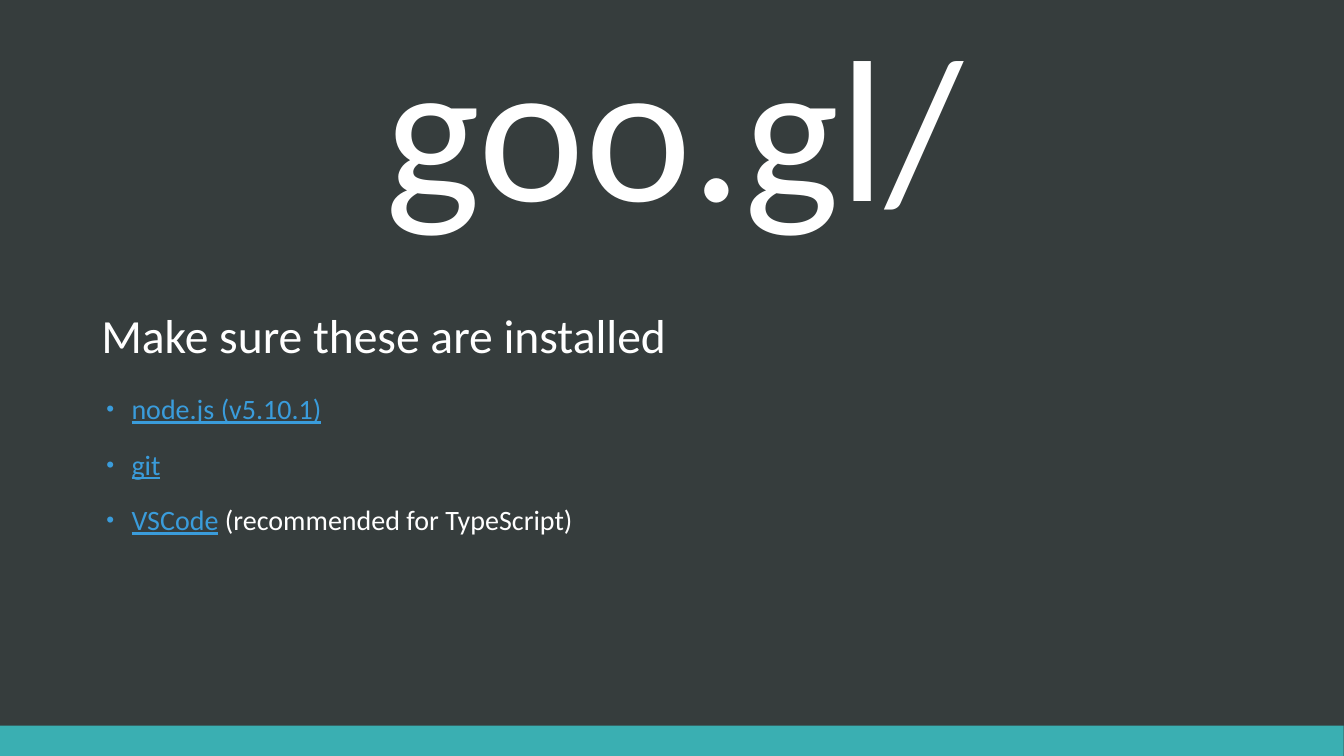
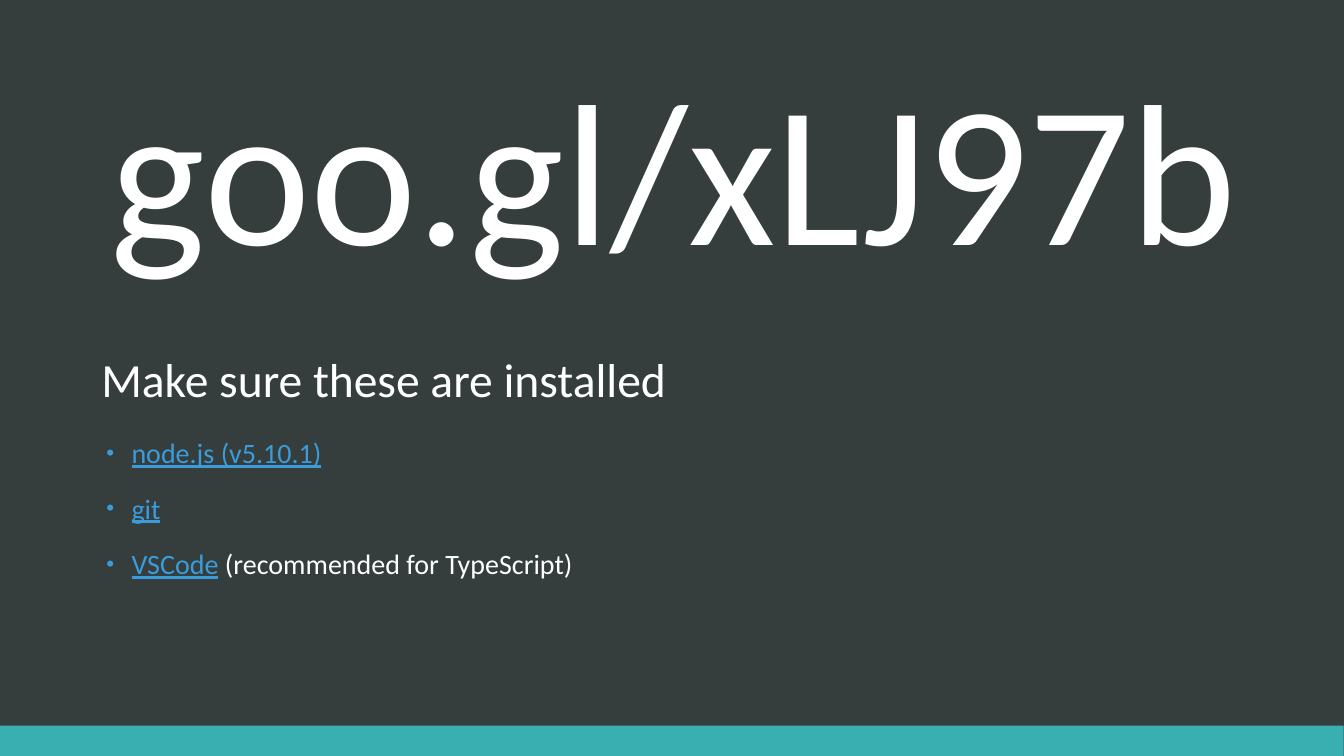
Before and after one commit to chcaru/workshop, a slide deck: slide 2 of typescript/presentation.pptx. Drawn at 1344x756 pixels with LibreOffice and Linux fonts; fonts in the diff are those of the drawing. Boxes give left, top, right and bottom in pixels: in the first picture for what was removed or moved away, otherwise in the second. Text is boxed around its words. In the diff, an @@ line names an element or a change of style, - is before the commit and + after.

```diff
--- a/typescript/presentation.pptx
+++ b/typescript/presentation.pptx
@@ text at (111, 105, 1237, 280): text changed @@
-goo.gl/
+goo.gl/xLJ97b
@@ title "Make sure these are installed": place and size @@
-title "Make sure these are installed" at (101, 320, 666, 354)
+title "Make sure these are installed" at (101, 364, 666, 398)
@@ text "node.js (v5.10.1)": place and size @@
-text "node.js (v5.10.1)" at (132, 399, 572, 535)
+text "node.js (v5.10.1)" at (132, 443, 572, 579)
```
Also in this commit, not shown: 5 other slides changed, 4 slides added, 2 slides removed.
